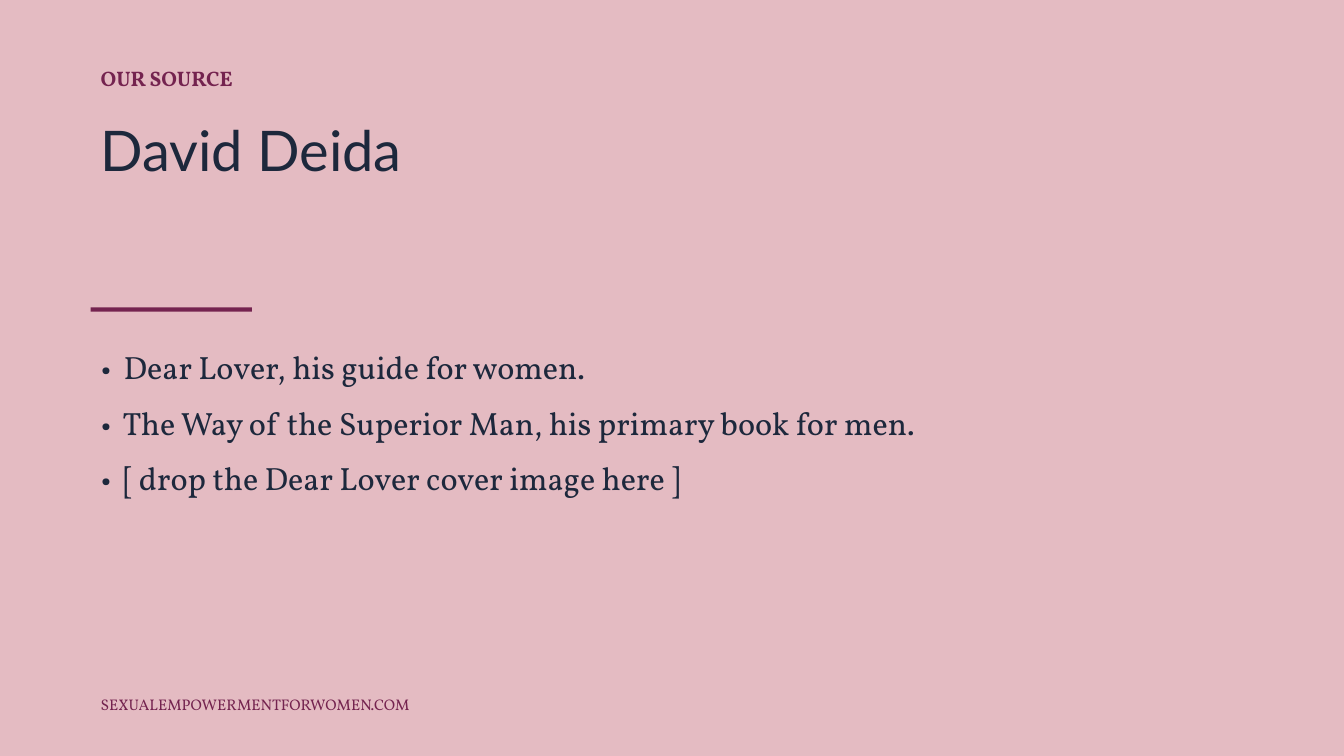
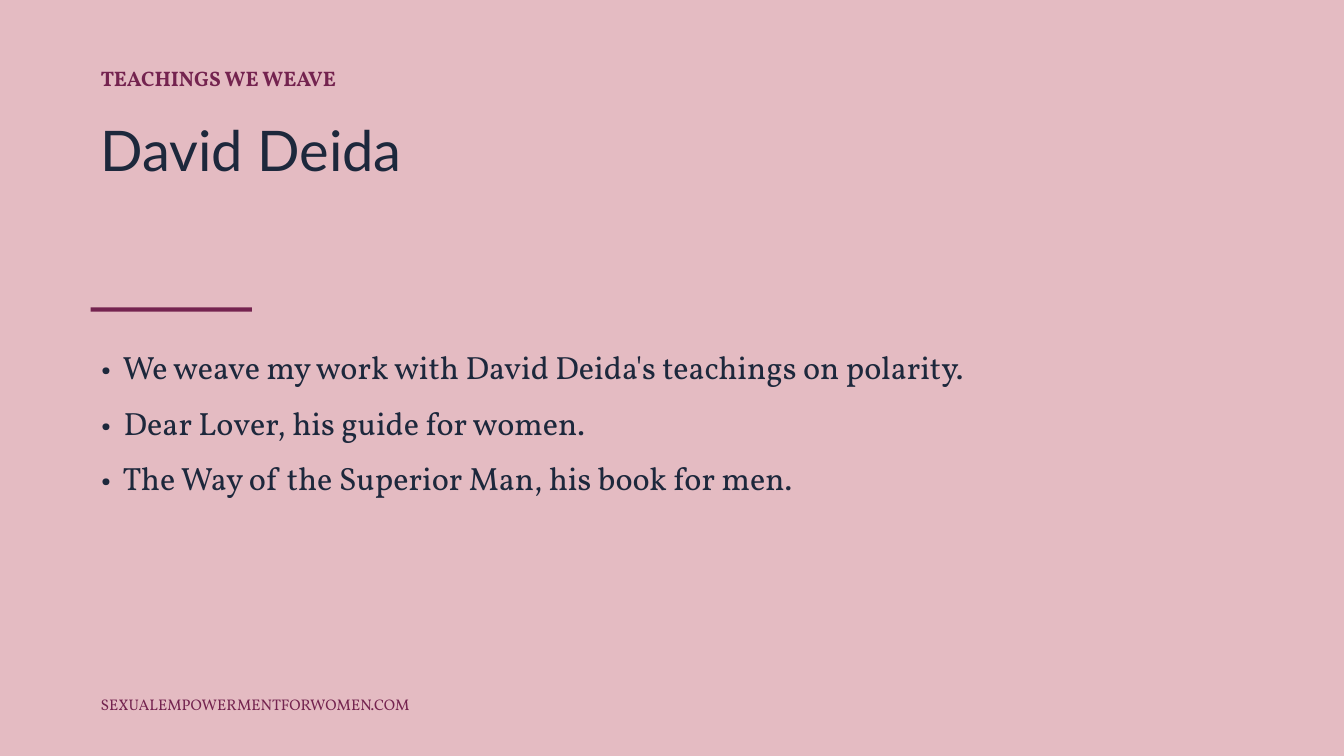
Before and after one commit to tarisha-starr/GitHub-folder, a slide deck: slide 6 of content/sessions/slides/Polarity-and-Attraction.pptx (slide 4 before the commit). Drawn at 1344x756 pixels with LibreOffice and Linux fonts; fonts in the diff are those of the drawing. Boxes give left, top, right and bottom in pixels: in the first picture for what was removed or moved away, otherwise in the second. Text is boxed around its words. In the diff, an @@ line names an element or a change of style, - is before the commit and + after.

```diff
--- a/content/sessions/slides/Polarity-and-Attraction.pptx
+++ b/content/sessions/slides/Polarity-and-Attraction.pptx
@@ text at <box>101,71,335,86</box>: text changed @@
-OUR SOURCE
+TEACHINGS WE WEAVE
@@ text at <box>123,356,964,387</box>: paragraph added @@
+• We weave my work with David Deida's teachings on polarity.
@@ text at <box>123,467,793,498</box>: text changed @@
-• The Way of the Superior Man, his primary book for men.
-• [ drop the Dear Lover cover image here ]
+• The Way of the Superior Man, his book for men.
```
Also in this commit, not shown: 2 other slides changed, 2 slides added, 3 other files.
